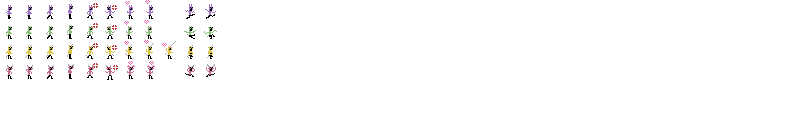
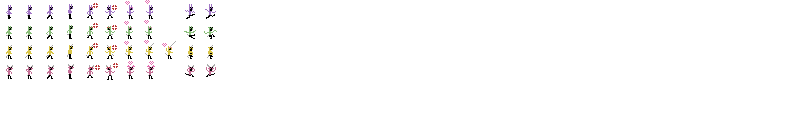
The second w=800, h=120 image is a revision of the first. Changes to its layers:
painted on "effect" over bbox(93, 63, 118, 70)
